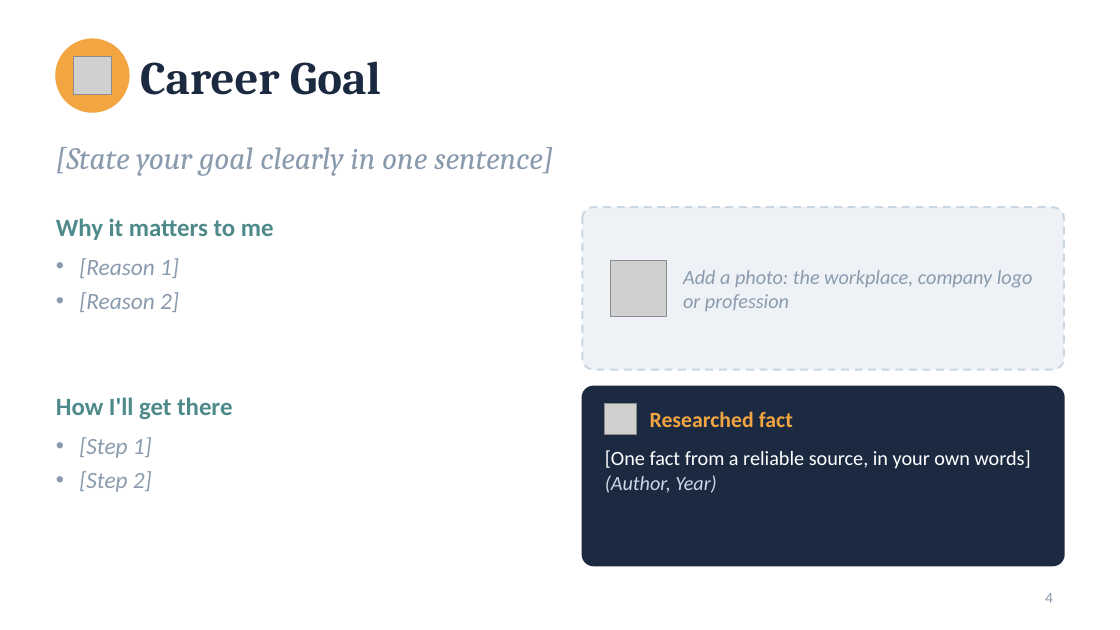
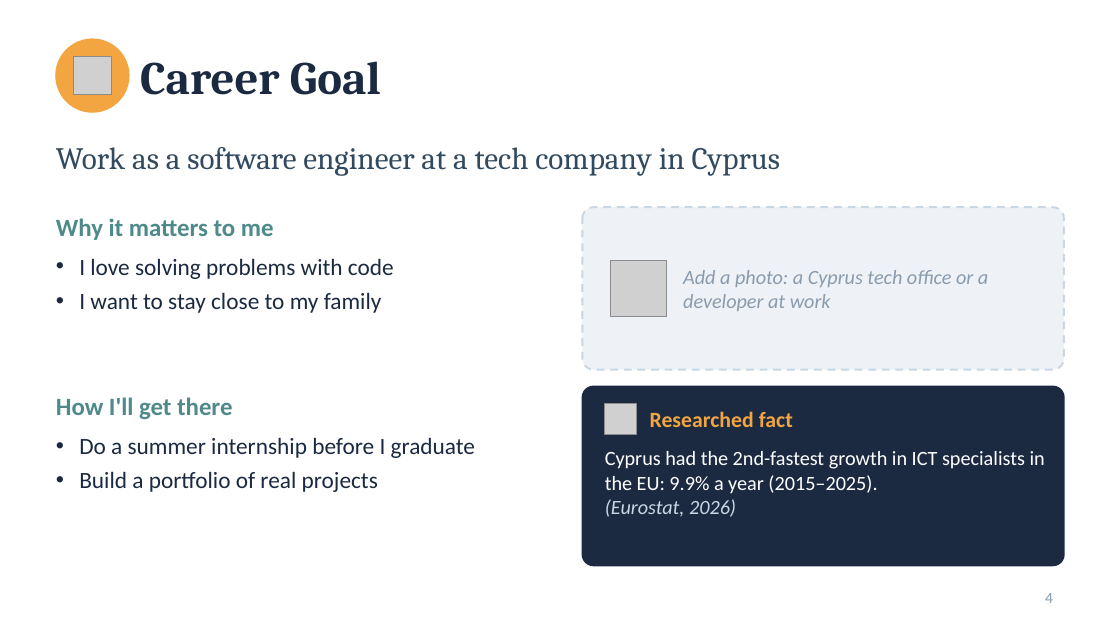
Before and after one commit to georgedeme/vault, a slide deck: slide 4 of Public/Uni/LAN100/02 - My Future Goals.pptx. Drawn at 1120x630 pixels with LibreOffice and Linux fonts; fonts in the diff are those of the drawing; grey boxes stand for pictures. Boxes give left, top, right and bottom in pixels: in the first picture for what was removed or moved away, otherwise in the second. Text is boxed around its words. In the diff, an @@ line names an element or a change of style, - is before the commit and + after.

```diff
--- a/Public/Uni/LAN100/02 - My Future Goals.pptx
+++ b/Public/Uni/LAN100/02 - My Future Goals.pptx
@@ text at bbox=[56, 147, 780, 176]: text changed; text colour #8A9BAE to #324A5F; italic off @@
-[State your goal clearly in one sentence]
+Work as a software engineer at a tech company in Cyprus
@@ text at bbox=[79, 258, 394, 313]: text changed; text colour #8A9BAE to #1B2A41; italic off @@
-• [Reason 1]
-• [Reason 2]
+• I love solving problems with code
+• I want to stay close to my family
@@ text at bbox=[683, 270, 988, 311]: text changed @@
-Add a photo: the workplace, company logo or profession
+Add a photo: a Cyprus tech office or a developer at work
@@ text at bbox=[79, 437, 475, 492]: text changed; text colour #8A9BAE to #1B2A41; italic off @@
-• [Step 1]
-• [Step 2]
+• Do a summer internship before I graduate
+• Build a portfolio of real projects
@@ text at bbox=[605, 451, 1045, 517]: text changed @@
-[One fact from a reliable source, in your own words]
-(Author, Year)
+Cyprus had the 2nd-fastest growth in ICT specialists in the EU: 9.9% a year (2015–2025).
+(Eurostat, 2026)
```
Also in this commit, not shown: 6 other slides changed, 1 other file.
